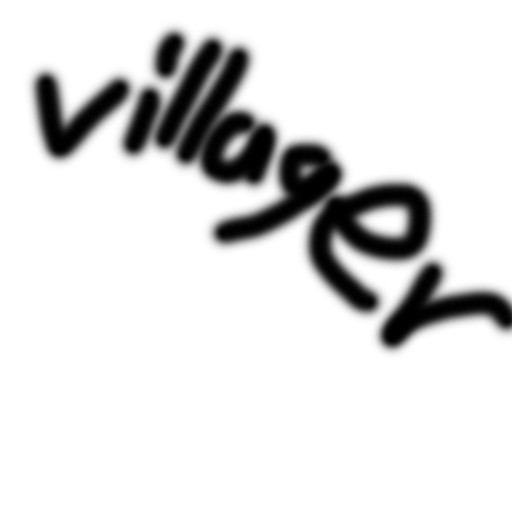
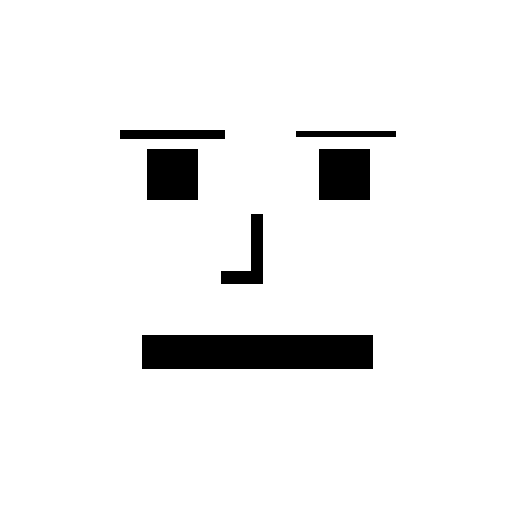
The second 512 × 512 image is a revision of the first. Changes to its layers:
added layer "Ebene 1" above "Ebene 0" over [82, 86, 427, 369]
hid "Ebene 0", painted on it over [24, 21, 512, 369]
